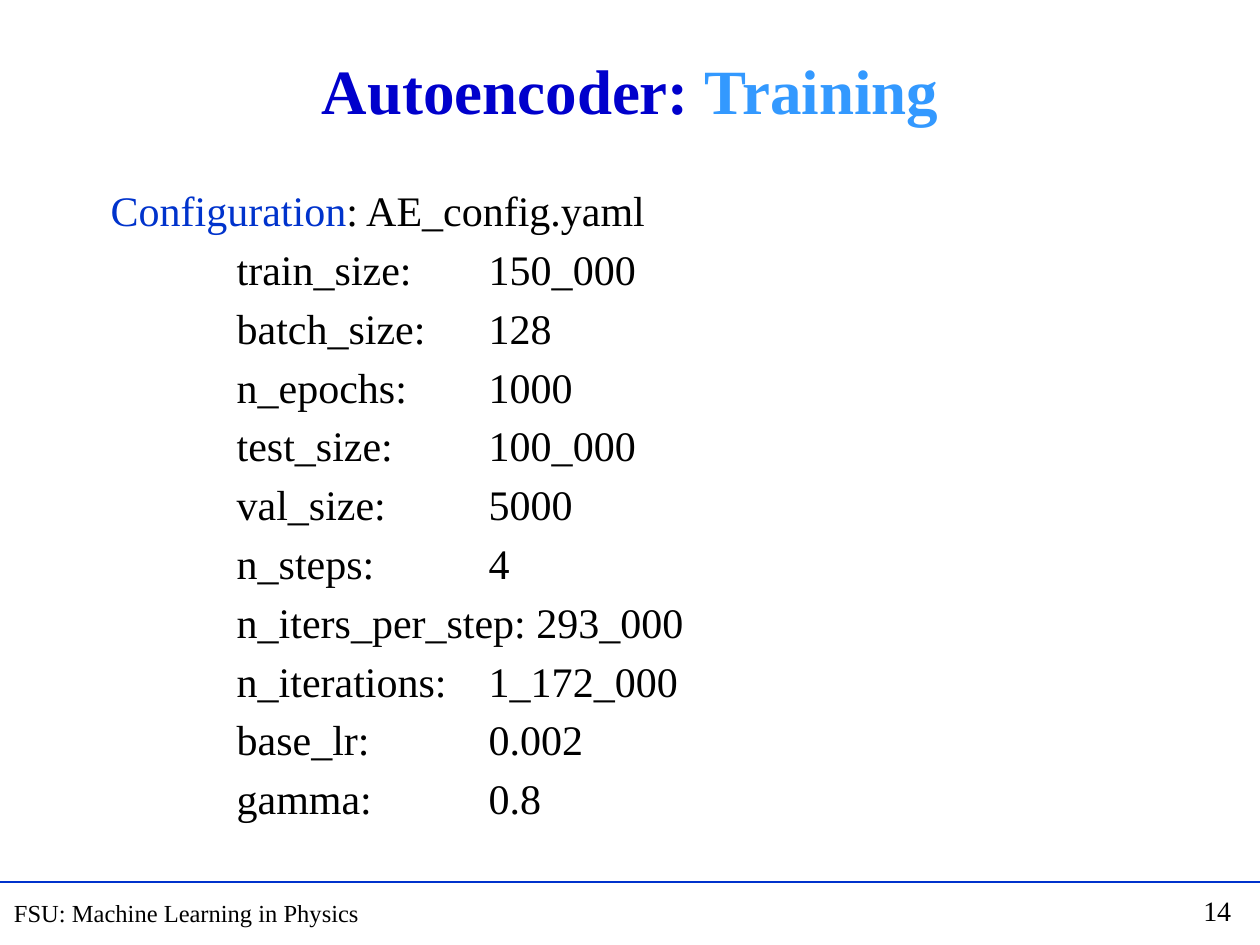
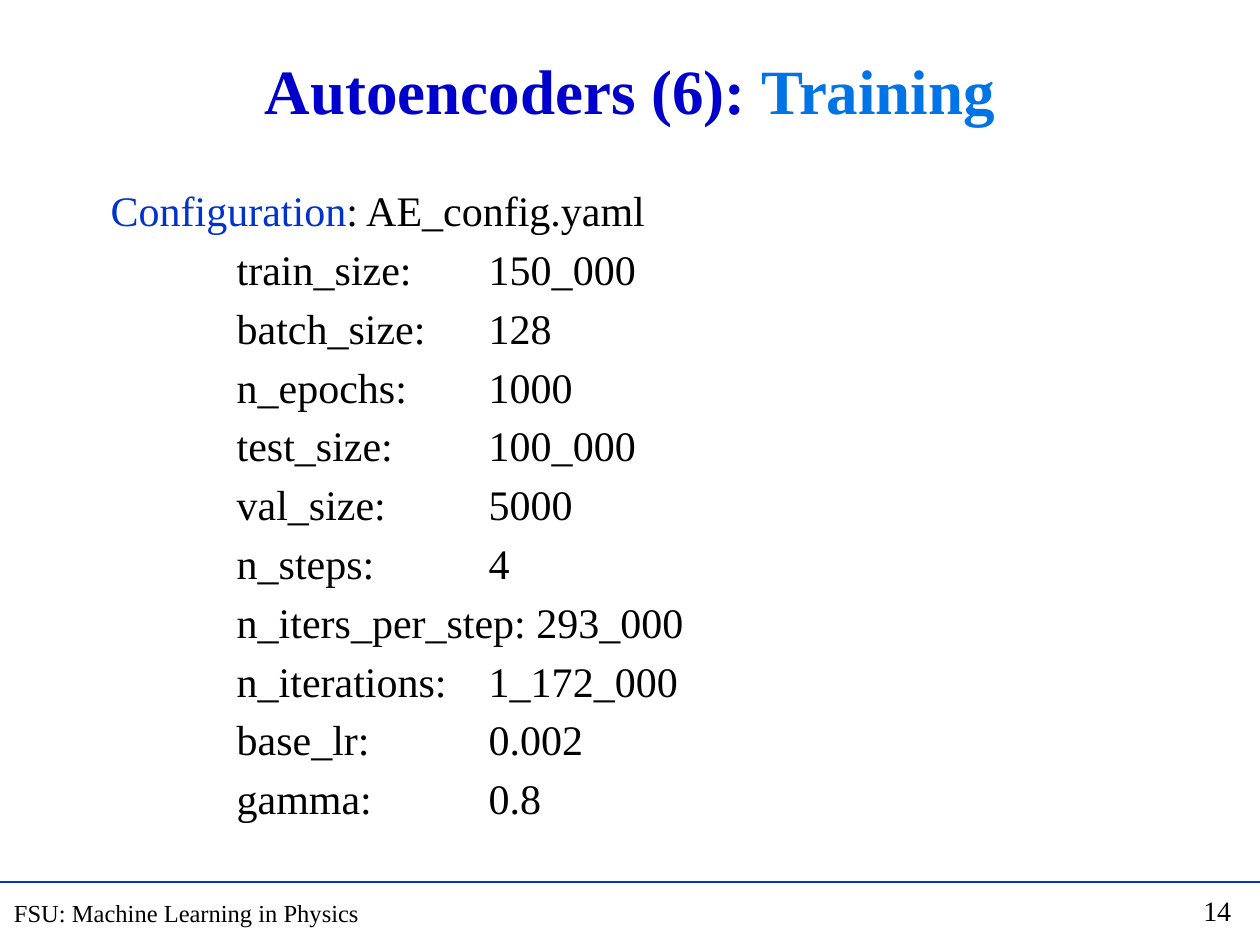
Before and after one commit to hbprosper/mlinphysics, a slide deck: slide 14 of Lectures/05.AE/Lecture_AE.pptx. Drawn at 1260x945 pixels with LibreOffice and Linux fonts; fonts in the diff are those of the drawing. Boxes give left, top, right and bottom in pixels: in the first picture for what was removed or moved away, otherwise in the second. Text is boxed around its words. In the diff, an @@ line names an element or a change of style, - is before the commit and + after.

```diff
--- a/Lectures/05.AE/Lecture_AE.pptx
+++ b/Lectures/05.AE/Lecture_AE.pptx
@@ title at [265, 70, 995, 126]: text changed @@
-Autoencoder: Training
+Autoencoders (6): Training
```
Also in this commit, not shown: 8 other slides changed, 8 slides added, 3 slides removed, 2 other files.
